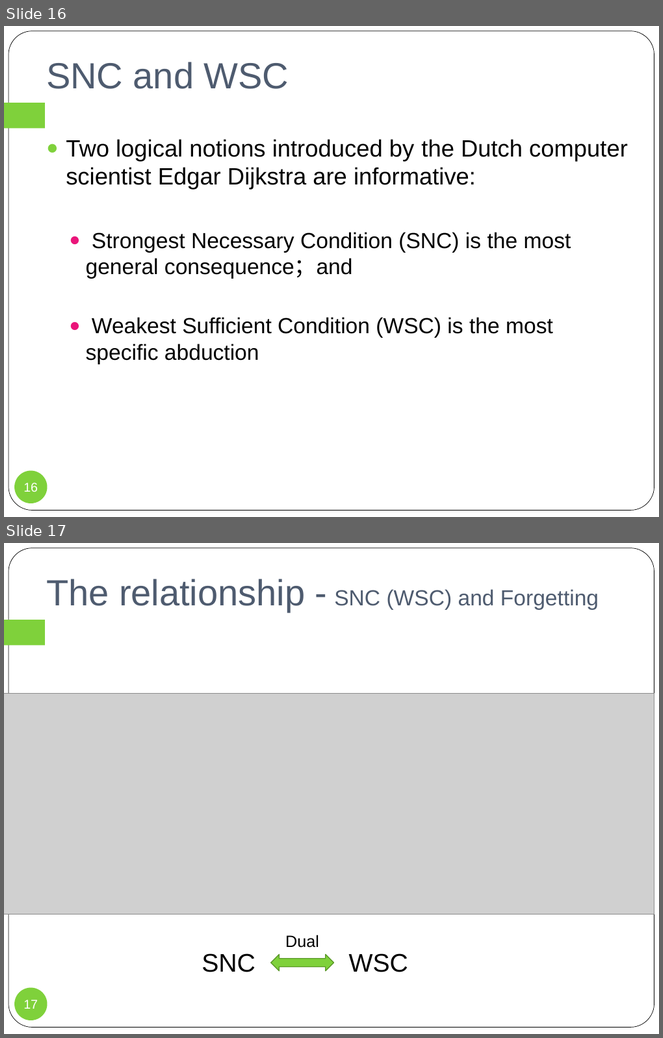
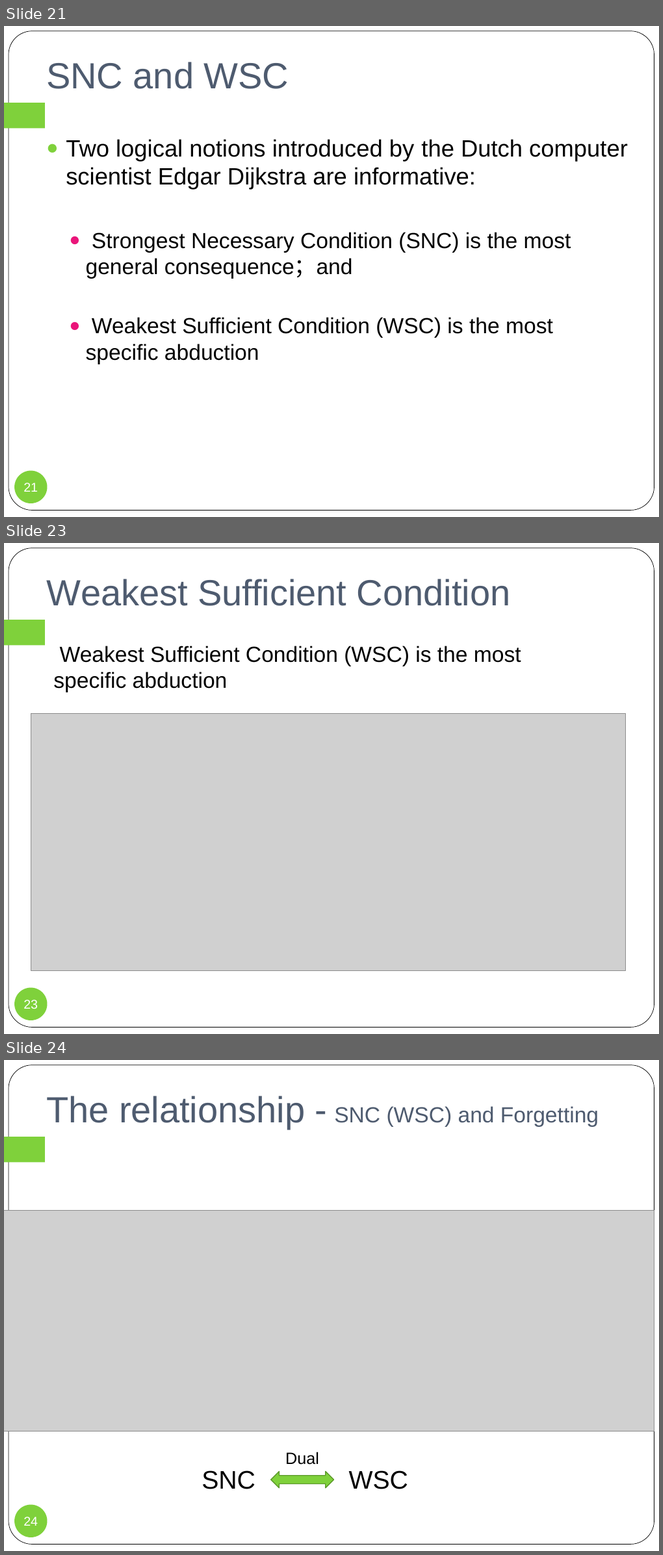
Before and after one commit to fengrenyan/fry, a slide deck: DC/SNC and WSC.pptx. Shown one above the other, each under a label of ours: slides 16 and 17 before the commit, slides 21, 23 and 24 after it; the slides between them are not shown. The pictures are 663x1038 and 663x1555 pixels, drawn with LibreOffice and Linux fonts; fonts in the diff are those of the drawing; grey boxes stand for pictures. Boxes give left, top, right and bottom in pixels: in the first picture for what was removed or moved away, otherwise in the second. Text is boxed around its words. In the diff, an @@ line names an element or a change of style, - is before the commit and + after.

```diff
--- a/DC/SNC and WSC.pptx
+++ b/DC/SNC and WSC.pptx
@@ slide 23 added at (4, 543, 659, 1034), background #FFFFFF; not listed: 2 template elements that a slide beside it also shows @@
@@ title added at (46, 579, 510, 606), 40 pt, text #4E5B6F @@
+Weakest Sufficient Condition
@@ text added at (53, 646, 521, 693), 24 pt, text #000000 @@
+Weakest Sufficient Condition (WSC) is the most specific abduction
@@ picture added at (31, 713, 626, 970) @@
@@ page number added at (14, 988, 48, 1021), fill #7FD13B, 14 pt, text #FFFFFF @@
+23
@@ what was slide 16 is now slide 21 @@
@@ page number at (24, 483, 38, 492): text changed @@
-16
+21
@@ what was slide 17 is now slide 24 @@
@@ page number at (24, 1517, 38, 1526): text changed @@
-17
+24
```
Also in this commit, not shown: 8 slides changed, 11 other slides added, 11 slides removed, 17 other files.
